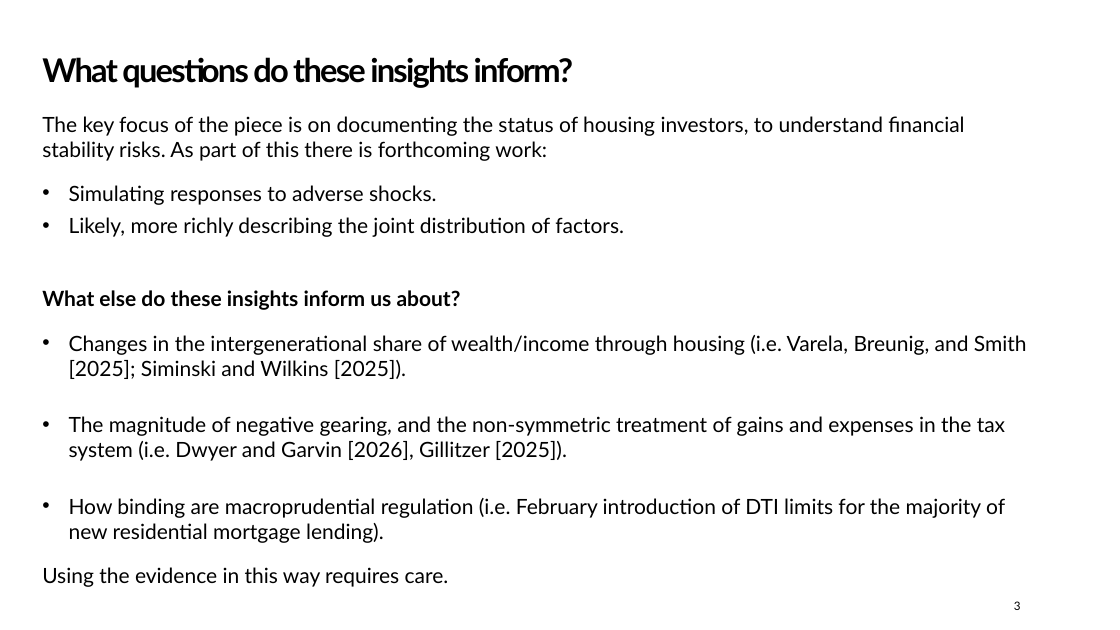
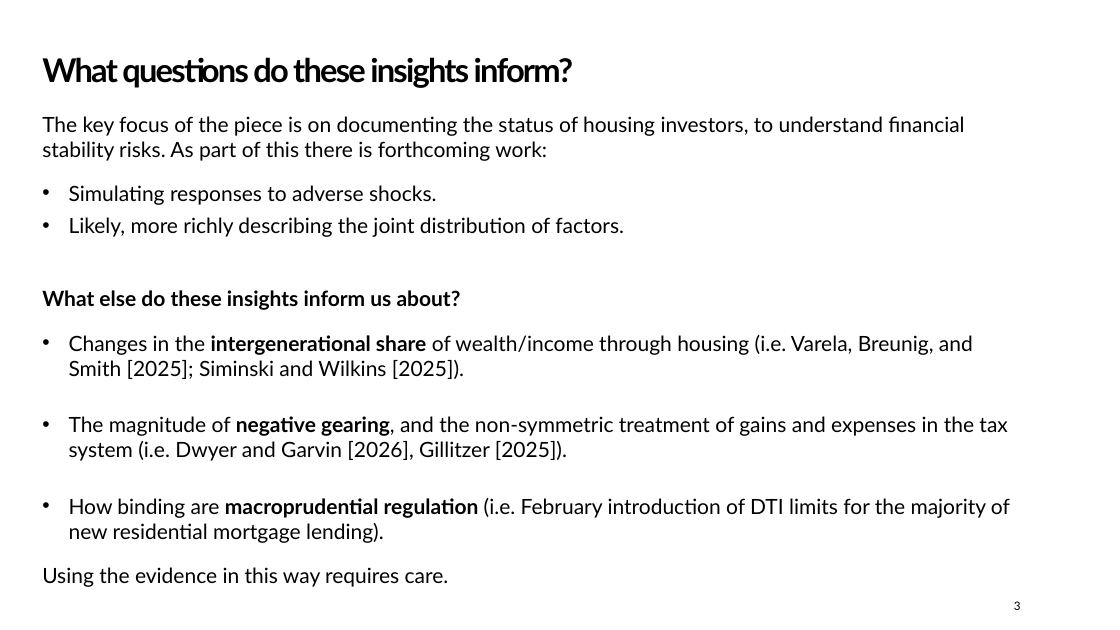
Before and after one commit to Zjub/TVHENZ, a slide deck: slide 3 of e61 Projects/Presentations/Discusant RBA Housing TTPI 2026.pptx. Drawn at 1120x630 pixels with LibreOffice and Linux fonts; fonts in the diff are those of the drawing; background and template pictures are left out. Boxes give left, top, right and bottom in pixels: in the first picture for what was removed or moved away, otherwise in the second. Text is boxed around its words. In the diff, an @@ line names an element or a change of style, - is before the commit and + after.

```diff
--- a/e61 Projects/Presentations/Discusant RBA Housing TTPI 2026.pptx
+++ b/e61 Projects/Presentations/Discusant RBA Housing TTPI 2026.pptx
@@ text "Changes in the intergenerational share ..." at [69, 335, 973, 379]: bold on in "intergenerational share" @@
@@ text "The magnitude of negative gearing, ..." at [69, 416, 1007, 461]: bold on in "negative gearing," @@
@@ text "How binding are macroprudential regulation ..." at [69, 498, 1010, 543]: bold on in "macroprudential regulation" @@
```
Also in this commit, not shown: 1 other slide changed, 1 slide added, 1 slide removed.
